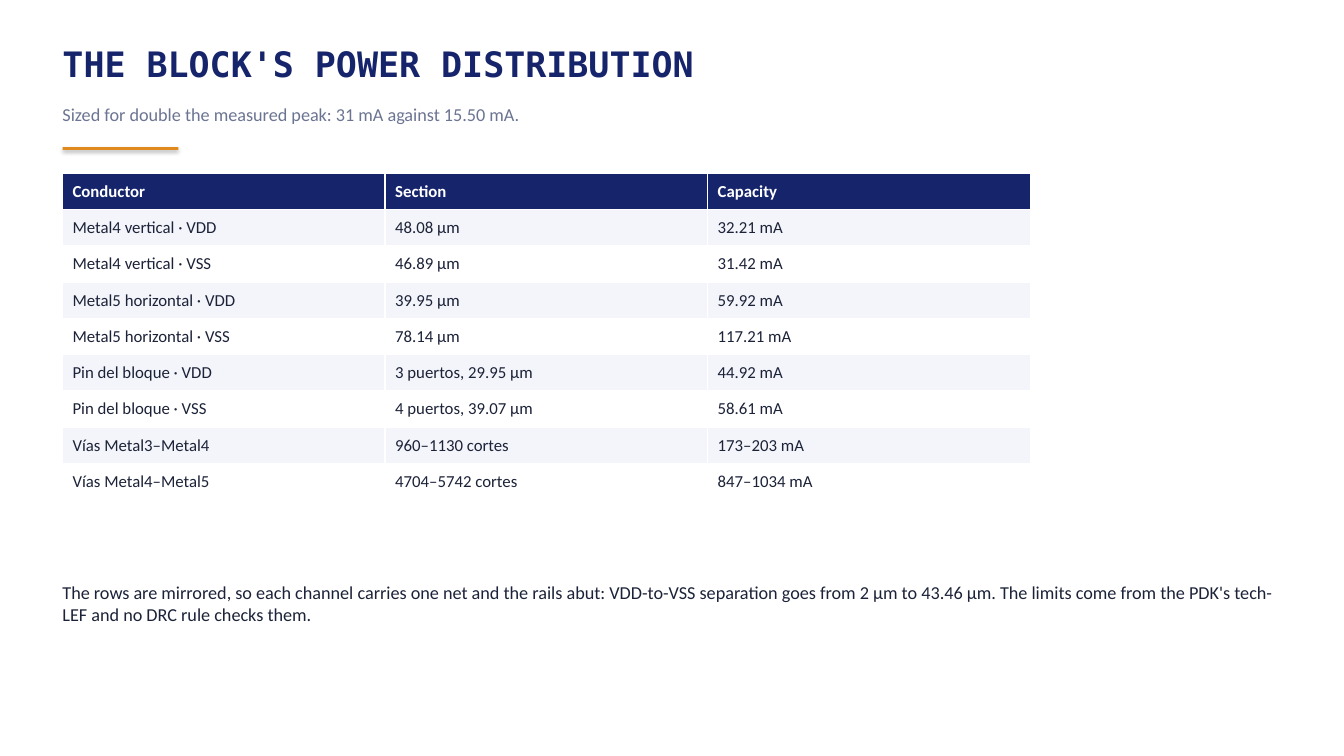
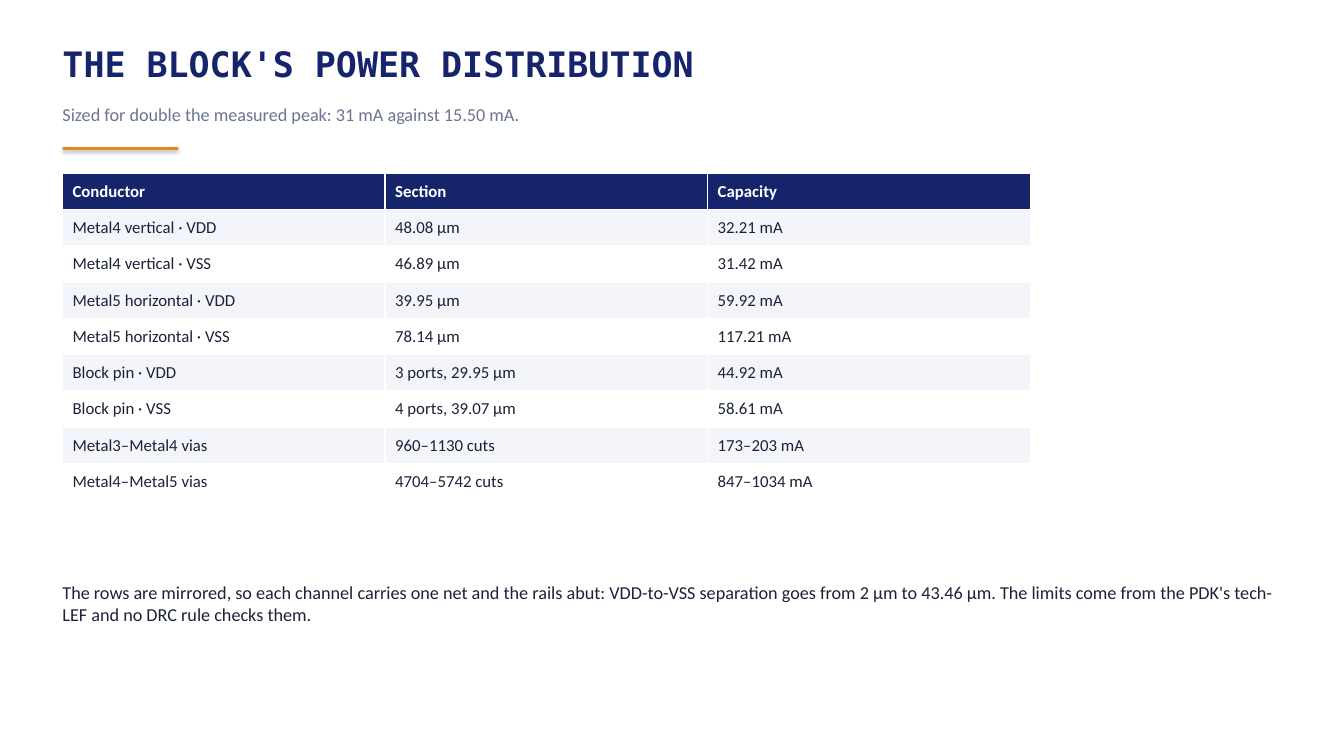
Before and after one commit to AnBuiUCI/sscs-2026-zotnetic, a slide deck: slide 10 of FINAL/reportes/reporte_zotnetic_EN.pptx. Drawn at 1344x756 pixels with LibreOffice and Linux fonts; fonts in the diff are those of the drawing. Boxes give left, top, right and bottom in pixels: in the first picture for what was removed or moved away, otherwise in the second. Text is boxed around its words. In the diff, an @@ line names an element or a change of style, - is before the commit and + after.

```diff
--- a/FINAL/reportes/reporte_zotnetic_EN.pptx
+++ b/FINAL/reportes/reporte_zotnetic_EN.pptx
@@ table at [63, 173, 1030, 500] @@
-row 6, column 1: Pin del bloque · VDD
+row 6, column 1: Block pin · VDD
-row 6, column 2: 3 puertos, 29.95 µm
+row 6, column 2: 3 ports, 29.95 µm
-row 7, column 1: Pin del bloque · VSS
+row 7, column 1: Block pin · VSS
-row 7, column 2: 4 puertos, 39.07 µm
+row 7, column 2: 4 ports, 39.07 µm
-row 8, column 1: Vías Metal3–Metal4
+row 8, column 1: Metal3–Metal4 vias
-row 8, column 2: 960–1130 cortes
+row 8, column 2: 960–1130 cuts
-row 9, column 1: Vías Metal4–Metal5
+row 9, column 1: Metal4–Metal5 vias
-row 9, column 2: 4704–5742 cortes
+row 9, column 2: 4704–5742 cuts
```
Also in this commit, not shown: 3 other slides changed, 1 slide removed, 6 other files.
